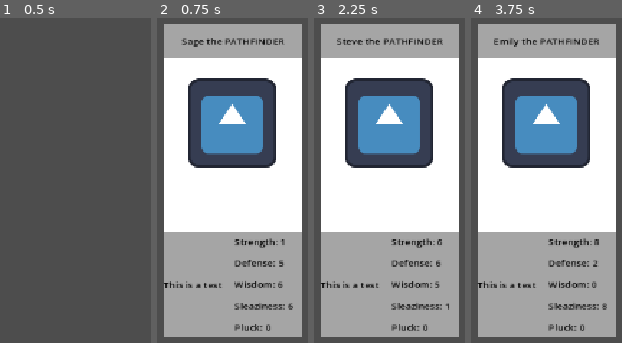
Above: before the commit, frames 1-4 (left to right).
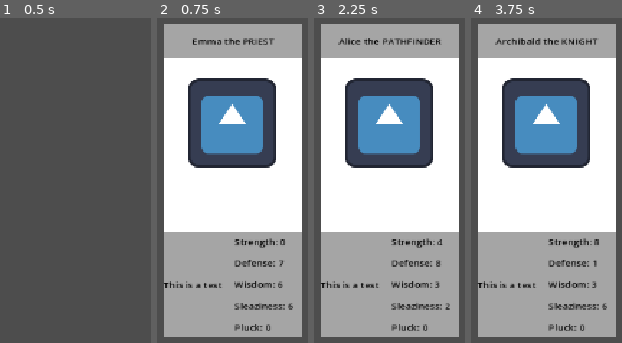
Above: after the commit, the same moments.

Repository: ActuallySanta/Fantasy-Guild-Manager
Game: Godot game, scene res://Scenes/main.tscn
Two runs of this game, one before a commit and one after it. Both use one fixed random seed, a clock stepped at 60 frames per second and the inputs below. The engine's default icon, where the game draws it, is replaced by a stand-in: a white triangle on a blue panel in a dark square.
Inputs:
- Up to frame 1 (0.5 s): no input
- Up to frame 2 (0.75 s): tap Enter at 0.5 s; hold Space (Spawn Card) from 0.53 s (still down)
- Up to frame 3 (2.25 s): release Space (Spawn Card) at 1.28 s; tap I at 1.35 s; tap Enter at 2 s; hold Space (Spawn Card) from 2.03 s (still down)
- Up to frame 4 (3.75 s): release Space (Spawn Card) at 2.78 s; tap I at 2.85 s; tap Enter at 3.5 s; hold Space (Spawn Card) from 3.53 s (still down)

Frame 1 is identical in both runs. In frame 2, 0.9% of the frame differs, in the area x 15-85%, y 6-77%; in frame 3, 1.0%; in frame 4, 1.0%, in the area x 15-91%, y 6-89%.

Commit message:
more randomness

Diff:
--- a/Scripts/Quest Creator/quest_Manager.gd
+++ b/Scripts/Quest Creator/quest_Manager.gd
@@ -7,10 +7,19 @@
 	thisQuest = CreatedQuest.new()
 	var adventurerArray : Array[GuildCharacter]
 	adventurerArray = thisQuest.generatePartyDuo()
-
 	var questResults : String
 	questResults = thisQuest.generateResults(adventurerArray, 80.0)
-	print(questResults)
+	print(questResults, "\n")
+
+	thisQuest = CreatedQuest.new()
+	adventurerArray = thisQuest.generatePartyDuo()
+	questResults = thisQuest.generateResults(adventurerArray, 80.0)
+	print(questResults, "\n")
+
+	thisQuest = CreatedQuest.new()
+	adventurerArray = thisQuest.generatePartyDuo()
+	questResults = thisQuest.generateResults(adventurerArray, 80.0)
+	print(questResults, "\n")
 	pass
 
 
--- a/Scripts/Quest Creator/quest_resource.gd
+++ b/Scripts/Quest Creator/quest_resource.gd
@@ -12,8 +12,8 @@
 }
 
 enum QuestType{
-	DungeonClear = 0,
-	#skip 1 for now
+	#skip 0 for now
+	DungeonClear = 1,
 	Escort = 2,
 }
 
@@ -64,6 +64,9 @@
 	monsters.append("Goblin")
 	monsters.append("Orc")
 	monsters.append("Troll")
+	monsters.append("Dragon")
+	monsters.append("Skeleton Warrior")
+	monsters.append("Nathaniel Klubek")
 
 	#set variables
 	#generate description -> I don't know if that will be held here or not
@@ -90,10 +93,19 @@
 				returnString = str(returnString, _search(_questingAdventurers, _successChance))
 		loopbreaker = loopbreaker - 1;
 
-	returnString = str(returnString, "", _questingAdventurers[0].name, " and ", _questingAdventurers[1].name,
-	" reached the bottom of the ", location, ".\n")
+	var successDetermination = randi_range(0, 100)
+	match true:
+		_ when successDetermination >= _successChance:
+			returnString = str(returnString, "", _questingAdventurers[0].name, " and ", _questingAdventurers[1].name,
+	" DID NOT manage to reach the bottom of the ", location, ".\n")
+			returnString = str(returnString, "Summary: The quest was NOT SUCCESSFUL. Your guild failed to obtain the reward.\n")
 
-	returnString = str(returnString, "Summary: The quest was SUCCESSFUL. Your guild gained ", goldReward," gold.")
+			if(goldReward > 200):
+				returnString = str(returnString, "However, your adventurers did bring back ", goldReward - 200, " gold")
+		_:
+			returnString = str(returnString, "", _questingAdventurers[0].name, " and ", _questingAdventurers[1].name,
+	" REACHED the bottom of the ", location, ".\n")
+			returnString = str(returnString, "Summary: The quest was SUCCESSFUL. Your guild gained ", goldReward," gold.")
 
 	#loop with size based on difficulty -> higher difficulty more loops
 	#each iteration picks combat, search, or to move on faster (starts as very
@@ -116,13 +128,21 @@
 	#more success, stat ups, etc, low value is worse, injuries or death
 	#then it adds to a string and returns the string to the main method
 
+	#gotta be a better way of doing this but I'm tired
+	var combatChance = _successChance / 100
+	combatChance = combatChance * combatChance
+	combatChance *= 100
+	if(combatChance > 90):
+		combatChance = 90
+
 	var returnString = ""
-	match randi_range(0, 1):
-		0:
-			returnString = str(returnString, "The PARTY was attacked by a group of ", monsters[randi_range(0, 2)],
+	var successDetermination = randi_range(0, 100)
+	match true:
+		_ when combatChance >= successDetermination:
+			returnString = str(returnString, "The PARTY was ATTACKED by a group of ", monsters[randi_range(0, 5)],
 			"s, but defeated them WITHOUT SUSTAINING ANY INJURIES.\n")
-		1:
-			returnString = str(returnString, _questingAdventurers[0].name, " was attacked by a ", monsters[randi_range(0, 2)],
+		_:
+			returnString = str(returnString, _questingAdventurers[0].name, " was ATTACKED by a ", monsters[randi_range(0, 5)],
 			". They managed to fight the monster off but was INJURED in the process.\n")
 	return returnString
 
@@ -132,14 +152,21 @@
 	#deals with any changes to the characters based on value, high value means
 	#more success, gold, etc, low value is worse, injuries or death
 	#then it adds to a string and returns the string to the main method
+	#gotta be a better way of doing this but I'm tired
+	var searchChance = _successChance / 100
+	searchChance = searchChance * searchChance
+	searchChance *= 100
+	if(searchChance > 90):
+		searchChance = 90
 
 	var returnString = ""
-	match randi_range(0, 1):
-		0:
+	var successDetermination = randi_range(0, 100)
+	match true:
+		_ when searchChance >= successDetermination:
 			var extraGold = randi_range(11, 29)
 			goldReward += extraGold
-			returnString = str(returnString, "The PARTY discovered an old chest containing ", extraGold, " gold.\n")
-		1:
+			returnString = str(returnString, "The PARTY discovered an old chest containing ", extraGold, " GOLD.\n")
+		_ :
 			returnString = str(returnString, _questingAdventurers[1].name, " tripped on a rock and gained 1 INJURY.\n")
 	return returnString
 
